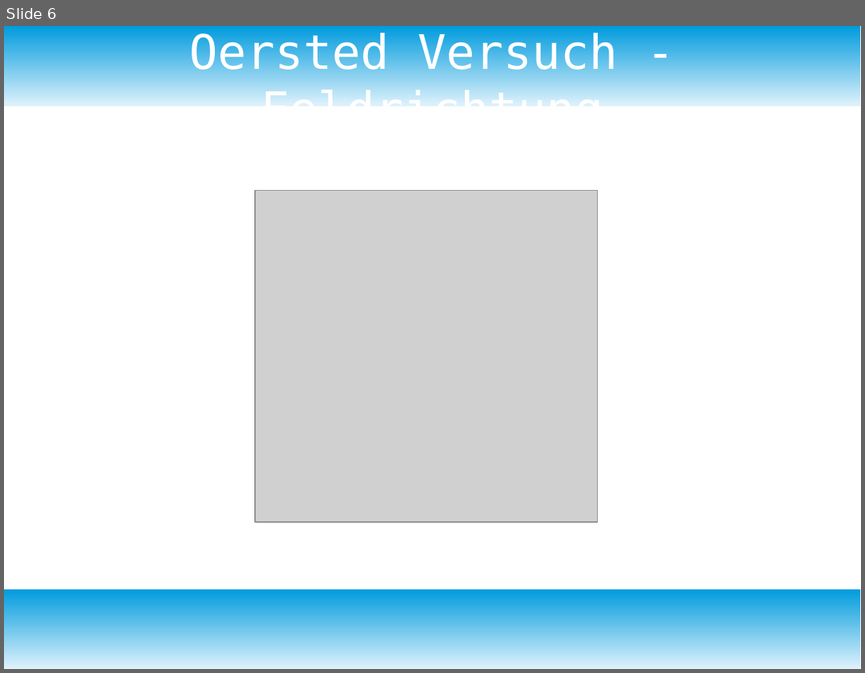
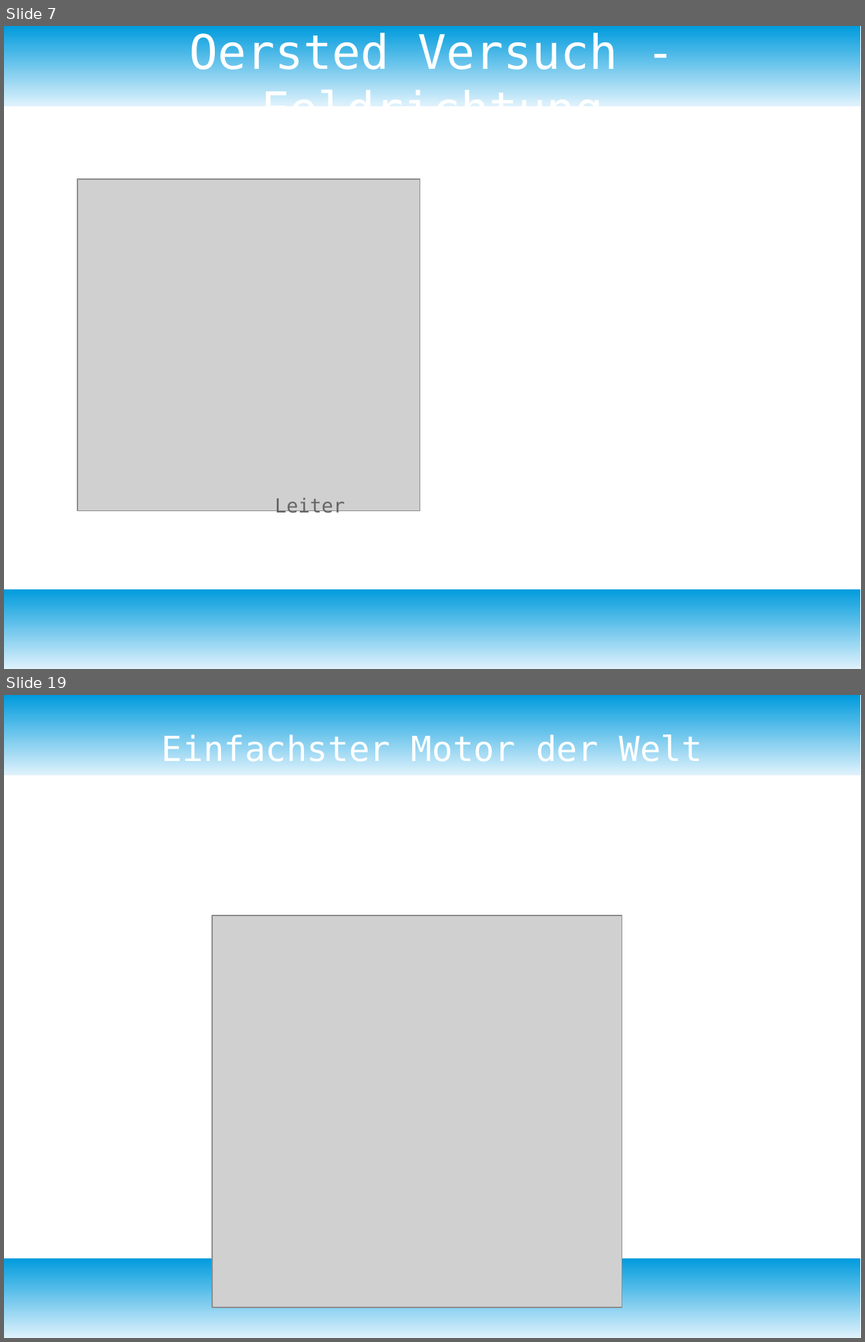
Before and after one commit to bearums/teaching, a slide deck: B5/physik/D12/2)Elektromagnetismus/05_HomopolarMotor/Homopolar_Motor.odp. Shown one above the other, each under a label of ours: slide 6 before the commit, slides 7 and 19 after it; the slides between them are not shown. The pictures are 865x673 and 865x1342 pixels, drawn with LibreOffice and Linux fonts; fonts in the diff are those of the drawing; grey boxes stand for pictures. Boxes give left, top, right and bottom in pixels: in the first picture for what was removed or moved away, otherwise in the second. Text is boxed around its words. In the diff, an @@ line names an element or a change of style, - is before the commit and + after.

Commit message:
homopolar-motor

```diff
--- a/B5/physik/D12/2)Elektromagnetismus/05_HomopolarMotor/Homopolar_Motor.odp
+++ b/B5/physik/D12/2)Elektromagnetismus/05_HomopolarMotor/Homopolar_Motor.odp
@@ slide 19 added at [4,695,861,1338], background #FFFFFF; not listed: 2 template elements that a slide beside it also shows @@
@@ title added at [162,733,702,762], 32 pt, text #FFFFFF @@
+Einfachster Motor der Welt
@@ picture added at [212,915,622,1307] @@
@@ what was slide 6 is now slide 7 @@
@@ slide 7 changed as well @@
@@ picture: place and size @@
-picture at [255,190,598,522]
+picture at [77,179,420,511]
@@ text added at [275,497,345,516], 18 pt, text #666666 @@
+Leiter
```
Also in this commit, not shown: 3 other slides changed, 13 other slides added, 11 other files.
